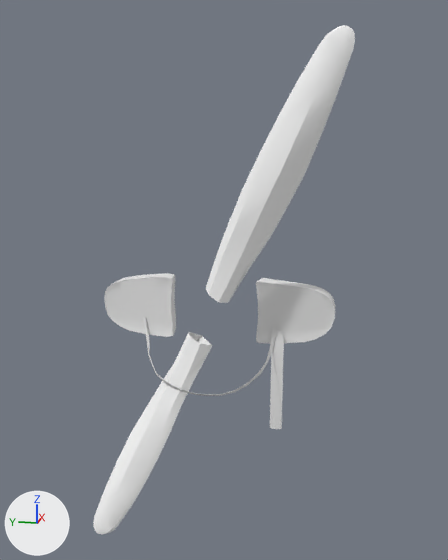
A saved change to the Blender file dev/blender/cowlplugs.blend.
The view is the same before and after, from a 50 mm lens placed at (-3.671, -0.424, 0.534), pointed at (-1.718, -0.033, 0.046). The lights are fixed; the arrows at lower left show +X, +Y and +Z.

The first picture shows 'PropellerCowlPlugs', 'cowlplugs'.
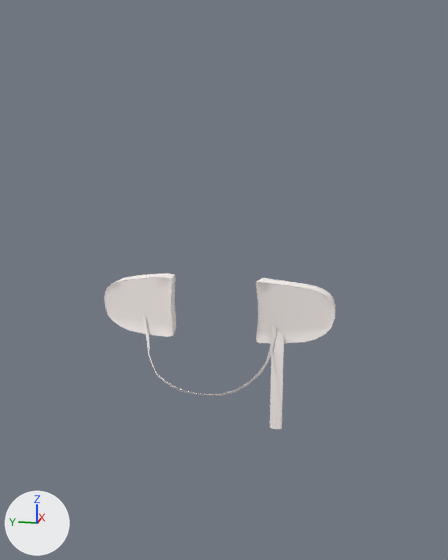
Pixel boxes (x1, y1, x2, y2) of what changed, in the pictures (448 x 560 px):
'PropellerCowlPlugs', hidden: before (93, 25, 355, 534)
'cowlplugs', recoloured: (104, 273, 335, 429) in both

Diff of the bpy script that builds the scene:
```diff
--- a/dev/blender/cowlplugs.blend.py
+++ b/dev/blender/cowlplugs.blend.py
@@ mat_exterior_objects @@
 mat_exterior_objects = diffuse_material('exterior-objects')
-mat_exterior_objects.base_color = (0.8, 0.8, 0.8)  # white #e7e7e7
+mat_exterior_objects.base_color = (1.0, 0.935, 0.907)  # white #fff8f4
@@ ob_propellercowlplugs @@
 ob_propellercowlplugs.show_transparent = True
+ob_propellercowlplugs.hide_viewport = True
```
